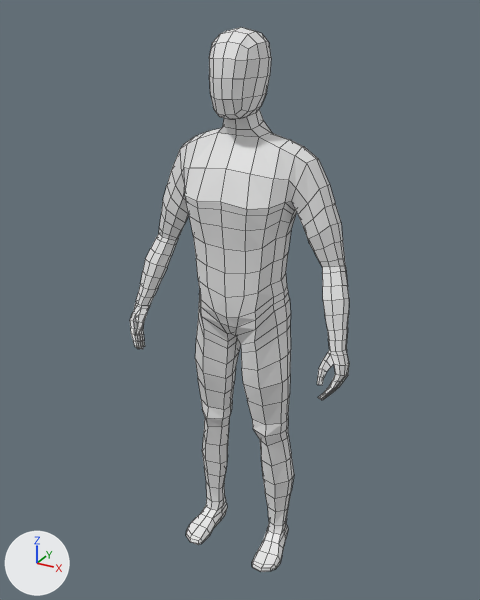
A saved change to the Blender file Sword and Board/Assets/Character/Player.blend.
The view is the same before and after, from a camera (50 mm lens) standing at (0.986, -1.803, 1.921) and looking at (-0.02, 0.027, 1.006). Lighting does not change. The marker at lower left points along +X, +Y and +Z. Mesh edges are drawn as thin lines.

In view in the first picture: 'Player'.
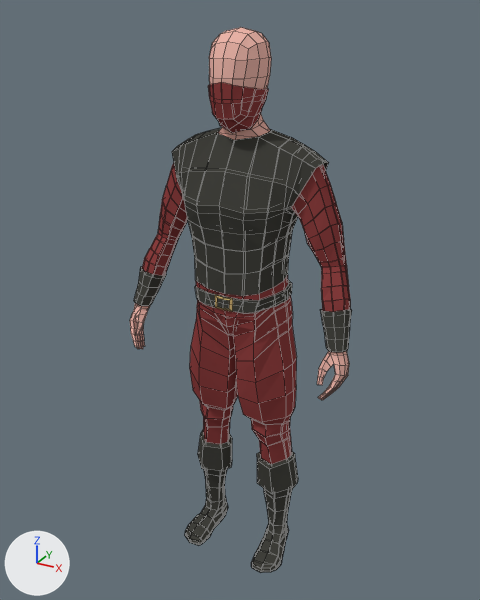
Edits to the scene script, one JSON object a line:
```json
{"op": "add", "block": "mat_body", "code": ["mat_body = diffuse_material('Body')", "mat_body.base_color = (0.839, 0.462, 0.397)  # pink #ecb5a9"]}
{"op": "add", "block": "mat_belt", "code": ["mat_belt = diffuse_material('Belt')", "mat_belt.base_color = (0.615, 0.434, 0.175)  # brown #ceb074"]}
{"op": "add", "block": "mat_team_red", "code": ["mat_team_red = diffuse_material('Team Red')", "mat_team_red.base_color = (0.267, 0.0512, 0.0512)  # brown #8d4040"]}
{"op": "add", "block": "mat_light_armor_1", "code": ["mat_light_armor_1 = diffuse_material('Light Armor 1')", "mat_light_armor_1.base_color = (0.0549, 0.0548, 0.0469)  # black #42423d"]}
{"block": "me_player_mesh", "where": "me_player_mesh.from_pydata(...)  # 547 vertices, 526 faces; spans x 0.0..0.41, y -0.14..0.14, z 0.0..1.87"}
{"op": "add", "block": "me_player_mesh", "code": "me_player_mesh.materials.append(mat_body)  # pink #ecb5a9"}
{"op": "add", "block": "me_body_mesh_004", "code": ["me_body_mesh_004 = bpy.data.meshes.new('Body_Mesh.004')", "me_body_mesh_004.from_pydata(...)  # 527 vertices, 474 faces; spans x 0.0..0.4, y -0.14..0.15, z 0.0..1.73", "# faces by material slot: [208, 262, 4]", "me_body_mesh_004.materials.append(mat_team_red)  # brown #8d4040", "me_body_mesh_004.materials.append(mat_light_armor_1)  # black #42423d", "me_body_mesh_004.materials.append(mat_belt)  # brown #ceb074"]}
{"op": "add", "block": "ob_light_armor", "code": ["ob_light_armor = bpy.data.objects.new('Light_Armor', me_body_mesh_004)", "ob_light_armor.location = (0.0, 0.0, 0.0)", "_m = ob_light_armor.modifiers.new('Mirror', 'MIRROR')", "_m.use_clip = True"]}
```

Pixel boxes [x1, y1, x2, y2] of what changed, in the pictures (480 x 600 px):
```json
{"object": "Player", "change": "recoloured", "before": [130, 27, 349, 572], "after": [130, 27, 349, 572]}
{"object": "Light_Armor", "change": "added", "after": [134, 82, 352, 573], "faces in mat_light_armor_1 (black #42423d)": [134, 128, 352, 573], "faces in mat_team_red (brown #8d4040)": [142, 82, 350, 464], "faces in mat_belt (brown #ceb074)": [215, 295, 233, 312]}
```
